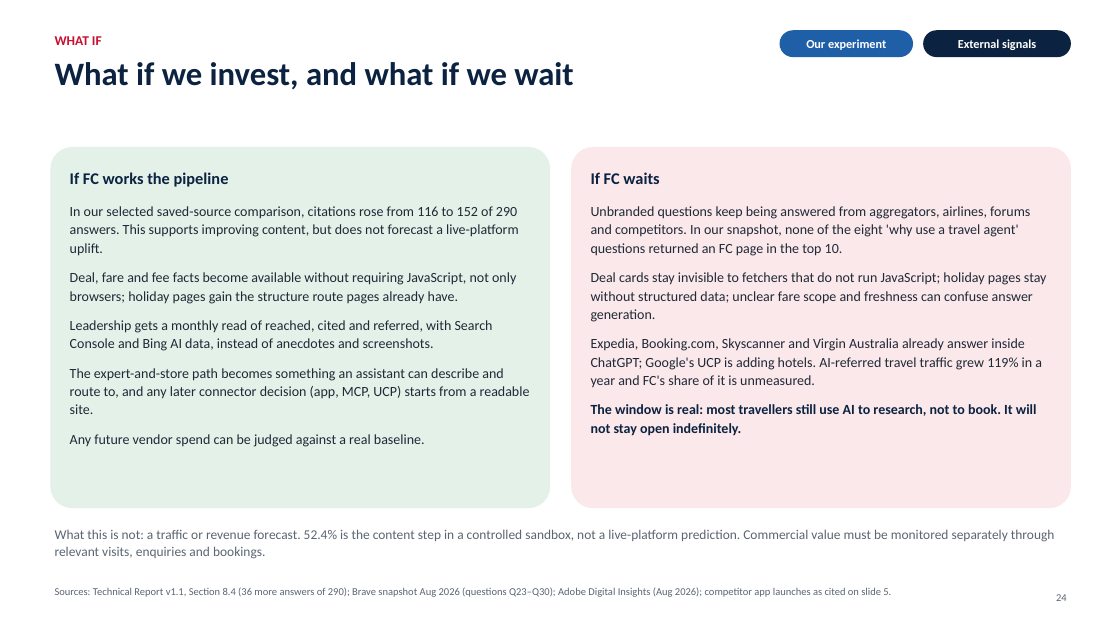
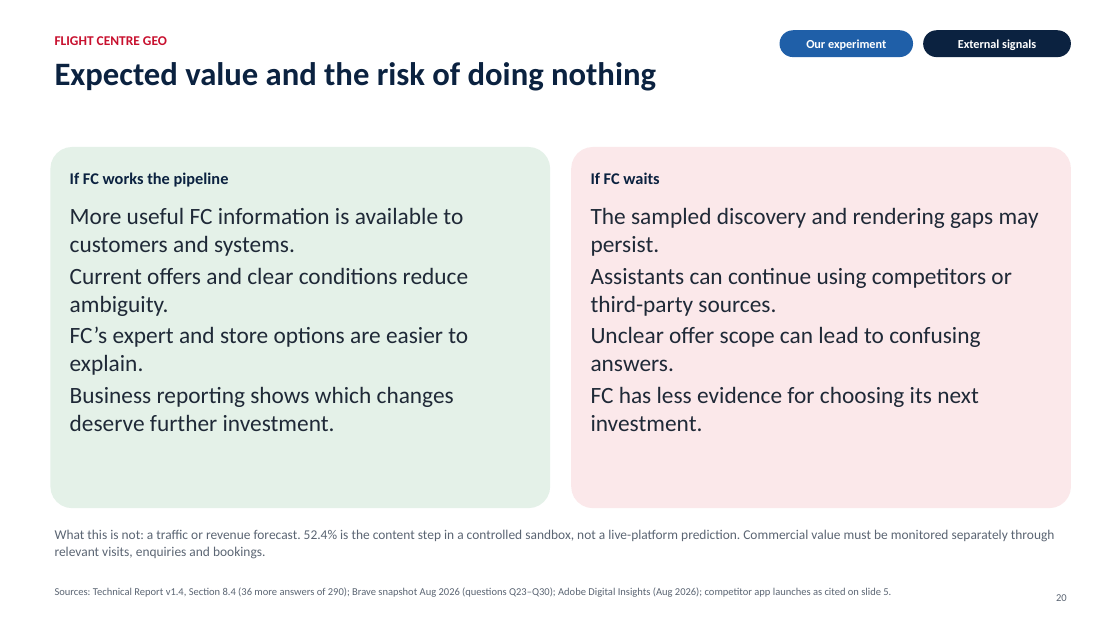
Before and after one commit to muhammadmubbashar/GEO--Generative-Engine-Optimisation, a slide deck: slide 20 of presentation/FC_GEO_Leadership_Final.pptx (slide 24 before the commit). Drawn at 1120x630 pixels with LibreOffice and Linux fonts; fonts in the diff are those of the drawing. Boxes give left, top, right and bottom in pixels: in the first picture for what was removed or moved away, otherwise in the second. Text is boxed around its words. In the diff, an @@ line names an element or a change of style, - is before the commit and + after.

Commit message:
Align final submission and updated FC leadership presentation

```diff
--- a/presentation/FC_GEO_Leadership_Final.pptx
+++ b/presentation/FC_GEO_Leadership_Final.pptx
@@ text at bbox=[55, 36, 167, 45]: text changed @@
-WHAT IF
+FLIGHT CENTRE GEO
@@ text at bbox=[55, 62, 656, 91]: text changed @@
-What if we invest, and what if we wait
+Expected value and the risk of doing nothing
@@ text at bbox=[70, 207, 468, 431]: text changed; size 12 to 20 pt @@
-In our selected saved-source comparison, citations rose from 116 to 152 of 290 answers. This supports improving content, but does not forecast a live-platform uplift.
-Deal, fare and fee facts become available without requiring JavaScript, not only browsers; holiday pages gain the structure route pages already have.
-Leadership gets a monthly read of reached, cited and referred, with Search Console and Bing AI data, instead of anecdotes and screenshots.
-The expert-and-store path becomes something an assistant can describe and route to, and any later connector decision (app, MCP, UCP) starts from a readable site.
-Any future vendor spend can be judged against a real baseline.
+More useful FC information is available to customers and systems.
+Current offers and clear conditions reduce ambiguity.
+FC’s expert and store options are easier to explain.
+Business reporting shows which changes deserve further investment.
@@ text at bbox=[591, 207, 1039, 431]: text changed; size 12 to 20 pt @@
-Unbranded questions keep being answered from aggregators, airlines, forums and competitors. In our snapshot, none of the eight 'why use a travel agent' questions returned an FC page in the top 10.
-Deal cards stay invisible to fetchers that do not run JavaScript; holiday pages stay without structured data; unclear fare scope and freshness can confuse answer generation.
-Expedia, Booking.com, Skyscanner and Virgin Australia already answer inside ChatGPT; Google's UCP is adding hotels. AI-referred travel traffic grew 119% in a year and FC's share of it is unmeasured.
-The window is real: most travellers still use AI to research, not to book. It will not stay open indefinitely.
+The sampled discovery and rendering gaps may persist.
+Assistants can continue using competitors or third-party sources.
+Unclear offer scope can lead to confusing answers.
+FC has less evidence for choosing its next investment.
@@ text at bbox=[55, 587, 891, 597]: text changed @@
-Sources: Technical Report v1.1, Section 8.4 (36 more answers of 290); Brave snapshot Aug 2026 (questions Q23–Q30); Adobe Digital Insights (Aug 2026); competitor app launches as cited on slide 5.
+Sources: Technical Report v1.4, Section 8.4 (36 more answers of 290); Brave snapshot Aug 2026 (questions Q23–Q30); Adobe Digital Insights (Aug 2026); competitor app launches as cited on slide 5.
@@ text at bbox=[1056, 594, 1067, 601]: text changed @@
-24
+20
```
Also in this commit, not shown: 30 other slides changed, 4 slides added, 6 other files.
